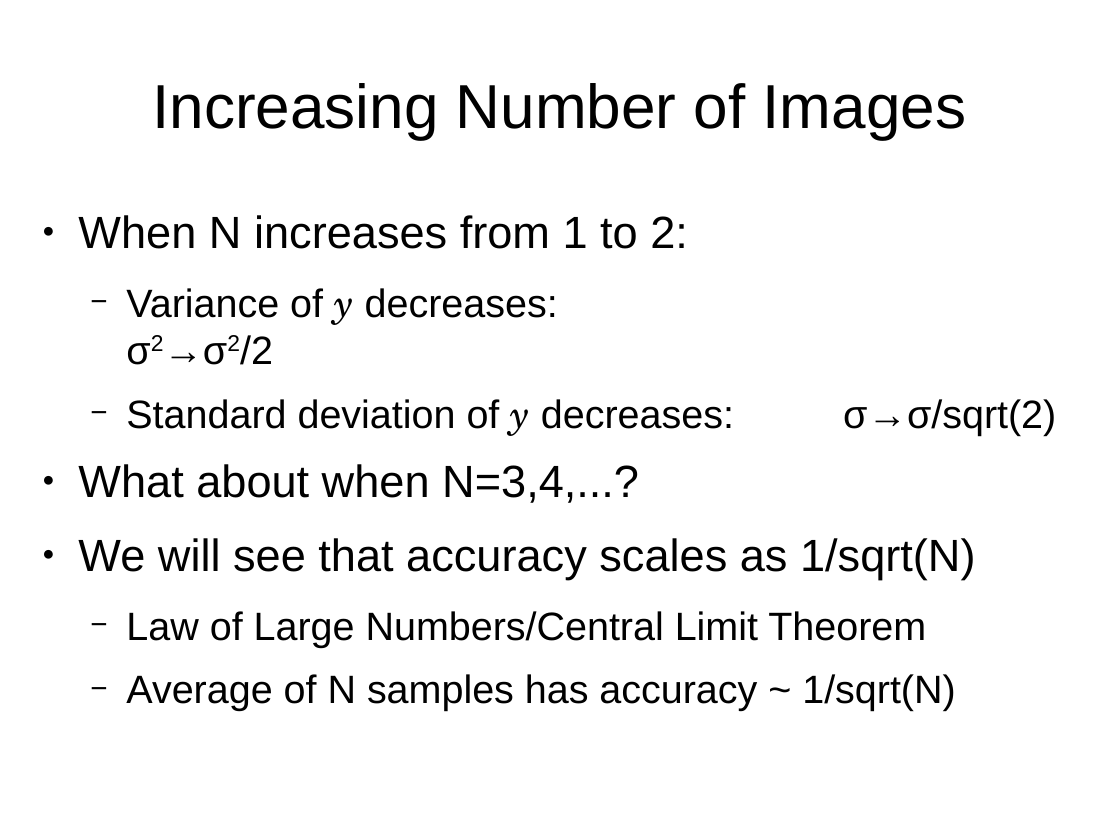
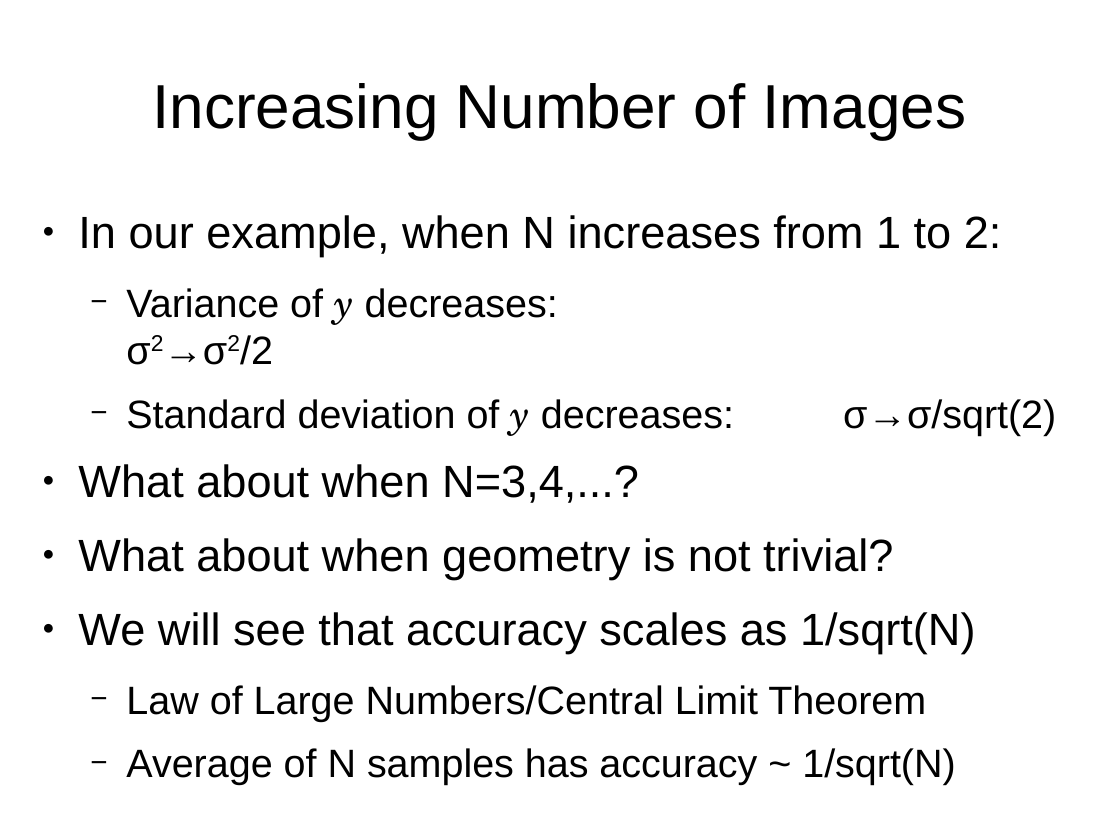
Before and after one commit to sethmerickel/Multi-Image-Geopositioning, a slide deck: slide 41 of papers/fresno2017.odp (slide 42 before the commit). Drawn at 1120x840 pixels with LibreOffice and Linux fonts; fonts in the diff are those of the drawing. Boxes give left, top, right and bottom in pixels: in the first picture for what was removed or moved away, otherwise in the second. Text is boxed around its words. In the diff, an @@ line names an element or a change of style, - is before the commit and + after.

```diff
--- a/papers/fresno2017.odp
+++ b/papers/fresno2017.odp
@@ text at [78,215,1002,257]: text changed @@
-● When N increases from 1 to 2:
+● In our example, when N increases from 1 to 2:
@@ text at [78,538,893,580]: paragraph added @@
+● What about when geometry is not trivial?
```
Also in this commit, not shown: 15 other slides changed, 1 slide added, 1 slide removed, 1 other file.
